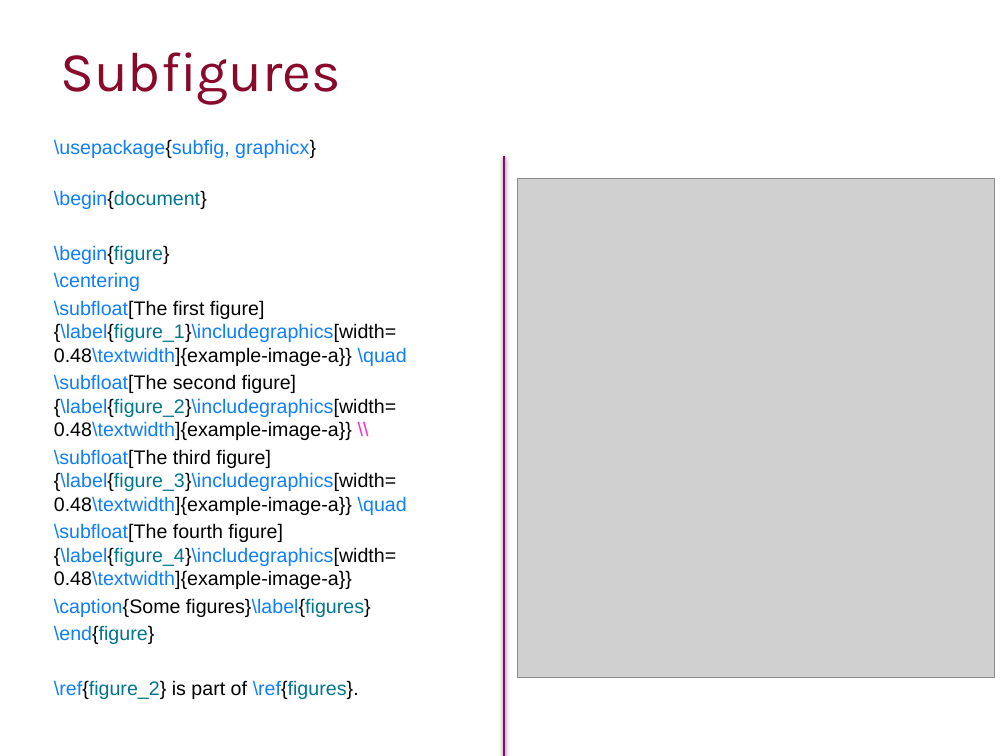
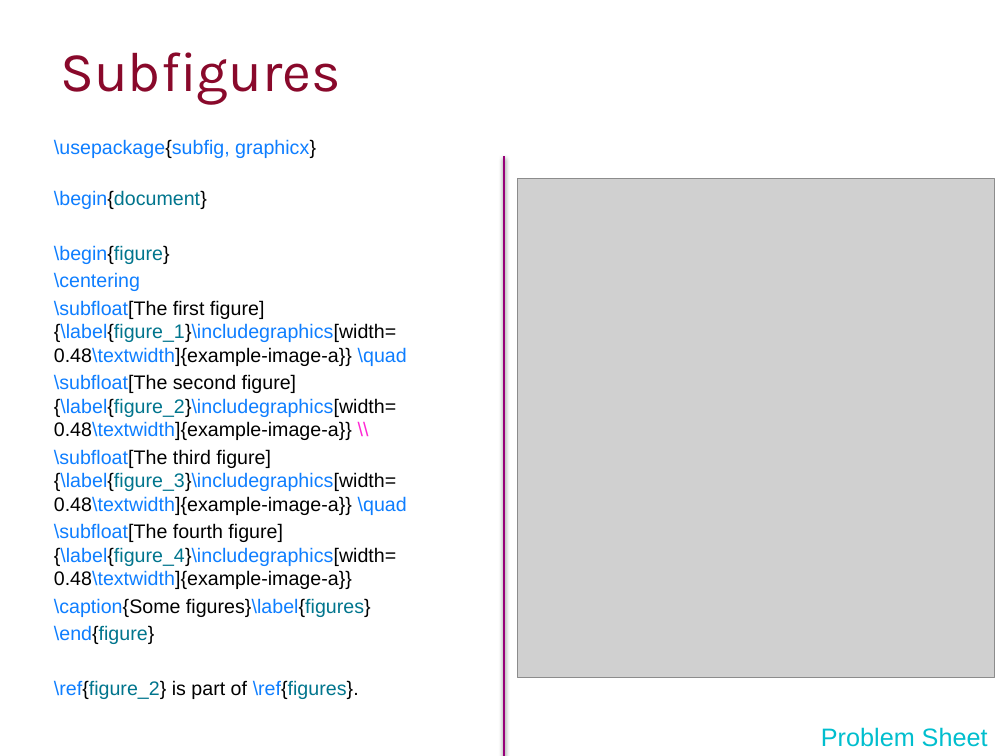
Before and after one commit to ImperialCollegeLondon/RCDS-writing-theses-in-latex, a slide deck: slide 29 of Writing Theses in Latex Slides.pptx. Drawn at 1008x756 pixels with LibreOffice and Linux fonts; fonts in the diff are those of the drawing; grey boxes stand for pictures; background and template pictures are left out. Boxes give left, top, right and bottom in pixels: in the first picture for what was removed or moved away, otherwise in the second. Text is boxed around its words. In the diff, an @@ line names an element or a change of style, - is before the commit and + after.

```diff
--- a/Writing Theses in Latex Slides.pptx
+++ b/Writing Theses in Latex Slides.pptx
@@ text added at [821, 727, 988, 747], 18 pt, text #00BECE @@
+Problem Sheet
```
Also in this commit, not shown: 9 other slides changed, 1 other file.
